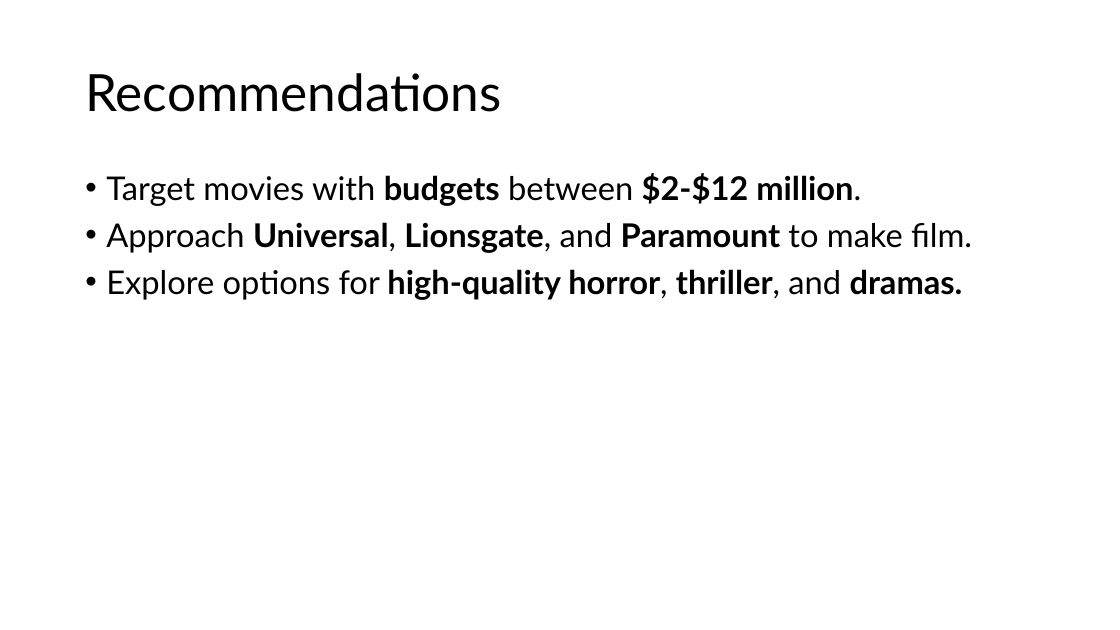
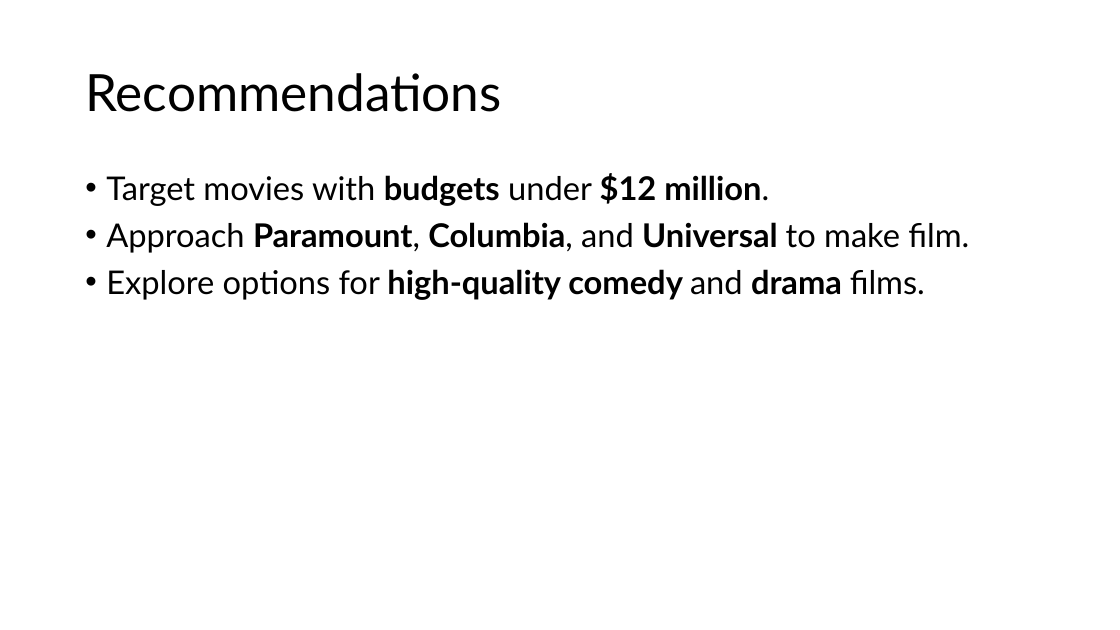
Before and after one commit to jgoett2/Phase-2-MovieProject, a slide deck: slide 9 of Presentation/Presentation.pptx (slide 8 before the commit). Drawn at 1120x630 pixels with LibreOffice and Linux fonts; fonts in the diff are those of the drawing. Boxes give left, top, right and bottom in pixels: in the first picture for what was removed or moved away, otherwise in the second. Text is boxed around its words. In the diff, an @@ line names an element or a change of style, - is before the commit and + after.

```diff
--- a/Presentation/Presentation.pptx
+++ b/Presentation/Presentation.pptx
@@ text at <box>106,173,969,300</box>: text changed; bold off @@
-• Target movies with budgets between $2-$12 million.
-• Approach Universal, Lionsgate, and Paramount to make film.
-• Explore options for high-quality horror, thriller, and dramas.
+• Target movies with budgets under $12 million.
+• Approach Paramount, Columbia, and Universal to make film.
+• Explore options for high-quality comedy and drama films.
```
Also in this commit, not shown: 4 other slides changed, 3 slides added, 2 slides removed.
